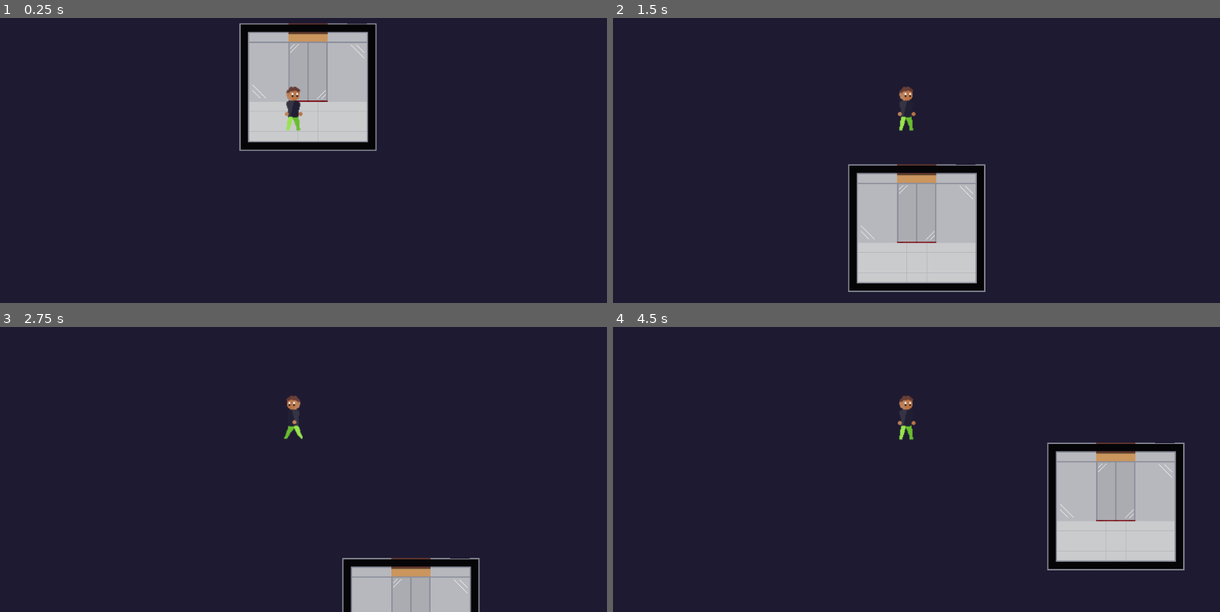
Above: before the commit, frames 1-4 (two rows, left to right).
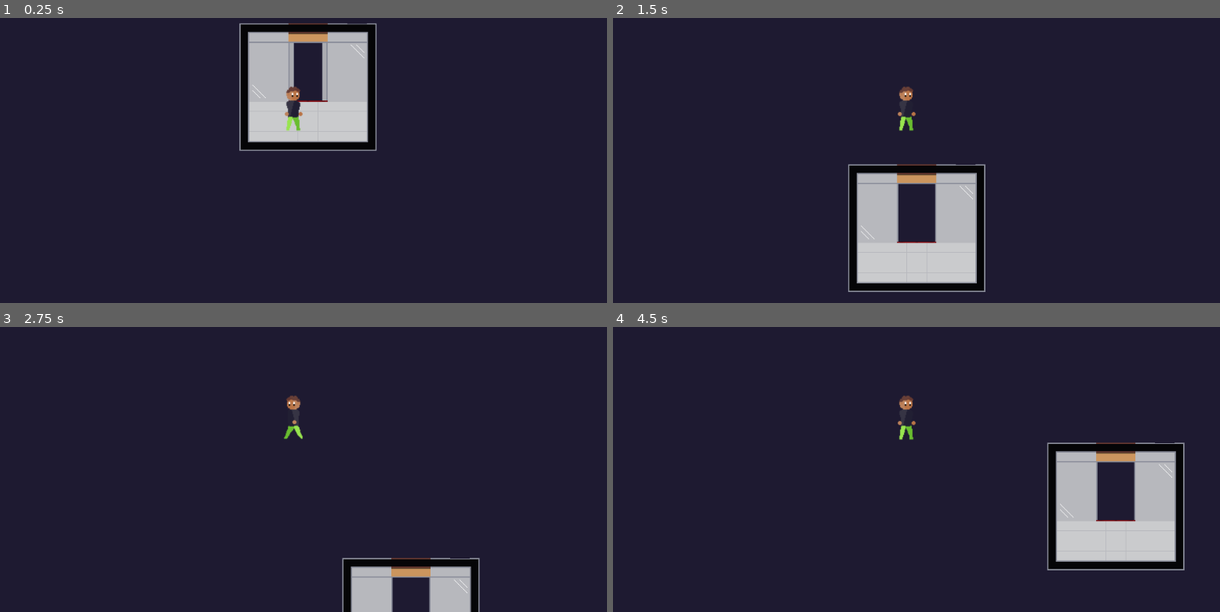
Above: after the commit, the same moments.

Repository: sirBamson/borlaier
Game: Godot game, scene res://Scenes/Elevator/Elevator.tscn
The game is run twice, just before and just after one commit, with the same random seed, the same clock (stepped at 60 frames per second) and the same inputs. This scene is started directly instead of the project's main scene.
Inputs (mouse positions are in pixels of both pictures, inside the frame that each line leads up to):
- Up to frame 1 (0.25 s): no input
- Up to frame 2 (1.5 s): tap Enter (ui_accept) at 0.5, 1.35 s; move the mouse to (874, 186) at 0.52 s; hold Enter (ui_accept) 0.53-1.28 s; hold Up (ui_up) from 0.53 s (still down); move the mouse to (1092, 166) at 1.27 s
- Up to frame 3 (2.75 s): tap Enter (ui_accept) at 1.52, 1.82 s; move the mouse to (103, 355) at 2.02 s; release Up (ui_up) at 2.03 s; hold Left (ui_left) from 2.03 s (still down); hold Enter (ui_accept) from 2.03 s (still down)
- Up to frame 4 (4.5 s): move the mouse to (934, 415) at 2.77 s; release Enter (ui_accept) at 2.78 s; tap Enter (ui_accept) at 2.85, 3.02, 3.32, 4.35 s; move the mouse to (outside the picture) at 3.52 s; release Left (ui_left) at 3.53 s; hold Down (ui_down) 3.53-4.28 s; hold Enter (ui_accept) 3.53-4.28 s; move the mouse to (1043, 395) at 4.27 s; hold Right (ui_right) from 4.28 s (still down)

The runs differ from the first frame. In frame 1, 0.9% of the frame differs, in the area x 47-54%, y 8-29%; in frame 2, 1.2%; in frame 3, 0.8%; in frame 4, 1.3%, in the area x 79-86%, y 47-68%.
Error before the commit: Attempt to call function 'play' in base 'null instance' on a null instance. (res://Scripts/Elevator/ElevatorControll.gd:15)

Commit message:
Change animation variable

Diff:
--- a/Scripts/Elevator/ElevatorControll.gd
+++ b/Scripts/Elevator/ElevatorControll.gd
@@ -12,7 +12,7 @@
 func _ready() -> void:
 	var _err = connect("change_scene", get_node("/root/SceneController"), "change_scene")
 	# Add player to scene
-	$AnimatedSprite.play("default", true)
+	$OutsideDoor.play("default", true)
 
 
 func _on_ElevatorDoor_body_entered(body: Node) -> void:
@@ -41,7 +41,7 @@
 		if Input.is_action_pressed("ui_accept"):
 			changing_scene = true
 			# Play door animation
-			$AnimatedSprite.play("default")
+			$OutsideDoor.play("default")
 
 
 func emit_signal_change_scene() -> void:
